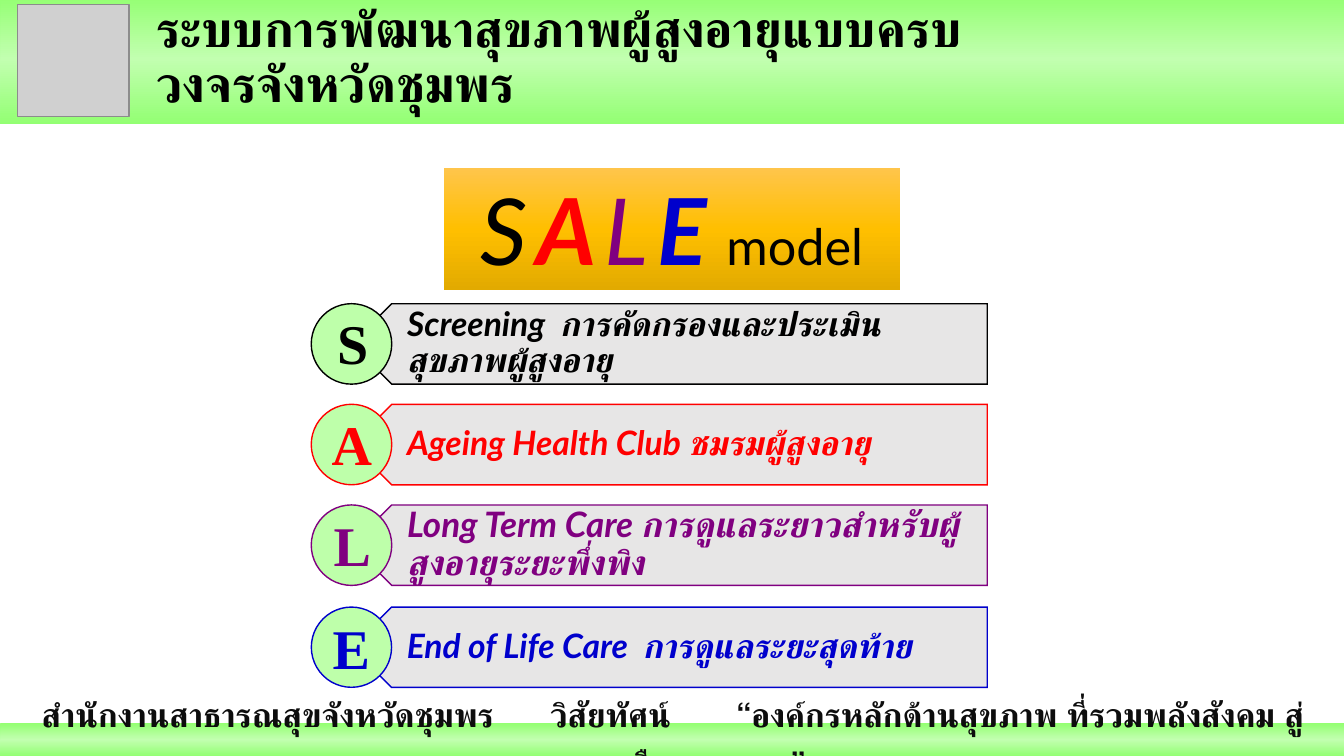
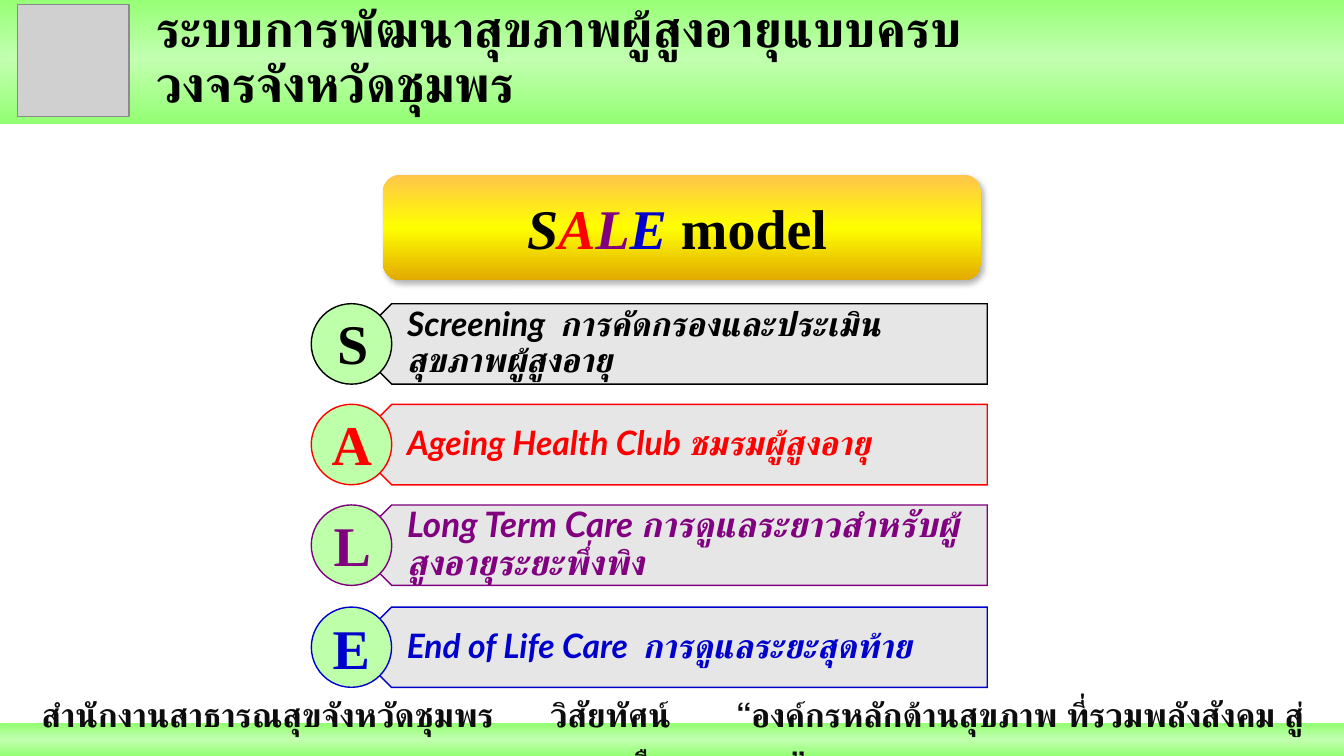
Before and after one commit to joblackpoc/Jobs_SSJ, a slide deck: slide 35 of นิเทศก์/Ready/รอส่งพี่กอบ/Poc_Mix_2_นิเทศก์ใหม่.pptx. Drawn at 1344x756 pixels with LibreOffice and Linux fonts; fonts in the diff are those of the drawing; grey boxes stand for pictures. Boxes give left, top, right and bottom in pixels: in the first picture for what was removed or moved away, otherwise in the second. Text is boxed around its words. In the diff, an @@ line names an element or a change of style, - is before the commit and + after.

```diff
--- a/นิเทศก์/Ready/รอส่งพี่กอบ/Poc_Mix_2_นิเทศก์ใหม่.pptx
+++ b/นิเทศก์/Ready/รอส่งพี่กอบ/Poc_Mix_2_นิเทศก์ใหม่.pptx
@@ rounded rectangle added at box(383, 174, 981, 280), fill gradient #FFC64B to #FFFF00 to #E3AB00 @@
@@ text "SALE model": place and size @@
-text "SALE model" at box(444, 168, 900, 290)
+text "SALE model" at box(527, 210, 827, 250)
@@ text "SALE model" at box(527, 210, 827, 250): size 66 to 40 pt, letter spacing 6 to 0 pt in "SALE"; size 36 to 40 pt in "model"; font Lato to Times New Roman; bold on in "SALE model"; alignment centre to left; vertical alignment top to middle; fill gradient #FFC64B to #FFC000 to #E3AB00 to none @@
```
Also in this commit, not shown: 13 other slides changed, 1 other file.
